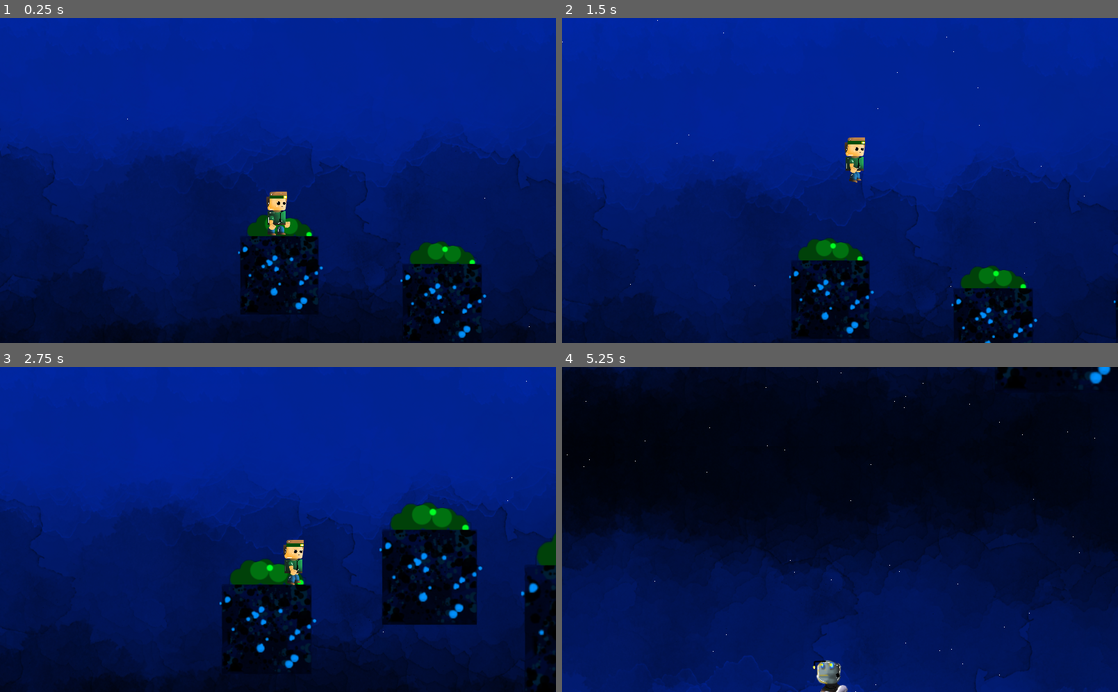
Above: before the commit, frames 1-4 (two rows, left to right).
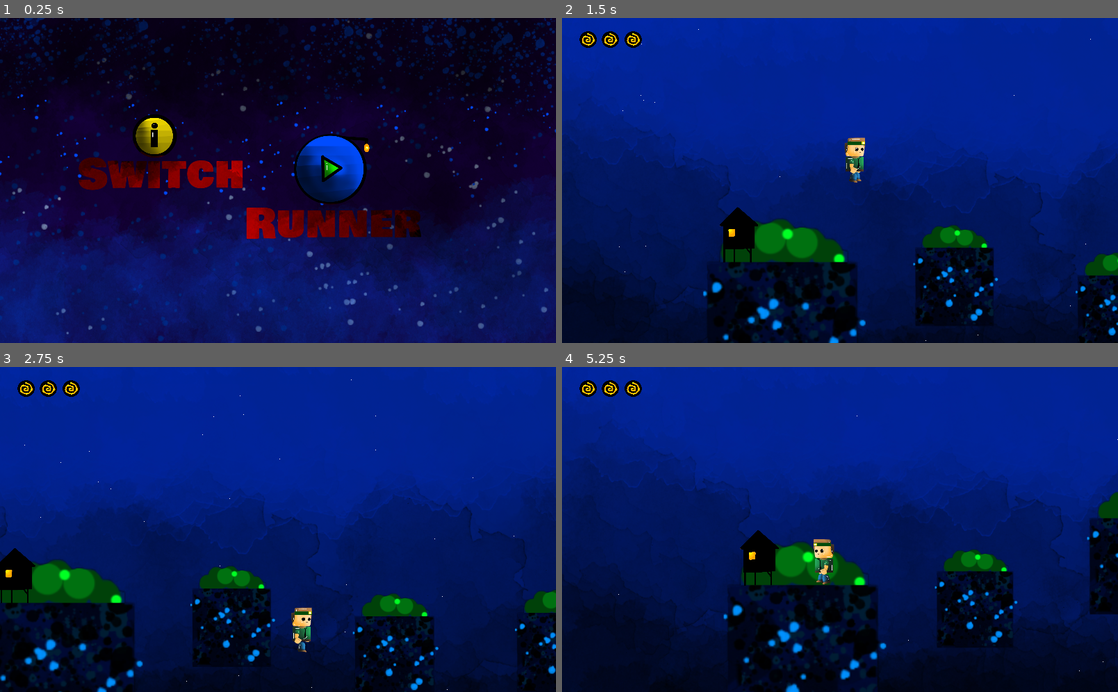
Above: after the commit, the same moments.

Repository: Zeno3463/geo-jam-2021
Game: Godot game, scene res://scene/Main Menu.tscn
Two runs of this game, one before a commit and one after it. Both use one fixed random seed, a clock stepped at 60 frames per second and the inputs below. Before the commit the project starts from res://scene/main scene.tscn.
Inputs (mouse positions are in pixels of both pictures, inside the frame that each line leads up to):
- Up to frame 1 (0.25 s): no input
- Up to frame 2 (1.5 s): click (890, 187) at 0.52 s; move the mouse to (962, 164) at 1.27 s; hold D (right) from 1.28 s (still down); hold W (up) from 1.28 s (still down); click (962, 164) at 1.35 s
- Up to frame 3 (2.75 s): keep holding D (right); move the mouse to (166, 545) at 2.02 s; release W (up) at 2.03 s; tap W (up) at 2.1, 2.27, 2.57 s; click (166, 545) at 2.3 s
- Up to frame 4 (5.25 s): move the mouse to (895, 458) at 2.77 s; release D (right) at 2.78 s; hold A (left) 2.78-3.53 s; hold W (up) 2.78-3.53 s; click (895, 458) at 2.85 s; move the mouse to (812, 594) at 3.52 s; hold D (right) 3.53-5.03 s; right-click (812, 594) at 3.6 s; tap W (up) at 3.77, 4.07, 5.1 s; click (812, 594) at 3.8 s; move the mouse to (1006, 578) at 4.27 s; hold W (up) 4.28-5.03 s; click (1006, 578) at 4.35 s; move the mouse to (673, 480) at 5.02 s; hold A (left) from 5.03 s (still down)

The runs differ from the first frame. In frame 1, 86% of the frame differs, in the area x 0-100%, y 0-100%; in frame 2, 21%; in frame 3, 23%; in frame 4, 89%.

Commit message:
added life system

Diff:
--- a/project.godot
+++ b/project.godot
@@ -11,7 +11,7 @@
 [application]
 
 config/name="GeoJam2021"
-run/main_scene="res://scene/main scene.tscn"
+run/main_scene="res://scene/Main Menu.tscn"
 
 [autoload]
 
--- /dev/null
+++ b/scene/Enemy2.tscn
@@ -0,0 +1,227 @@
+[gd_scene load_steps=10 format=2]
+
+[ext_resource path="res://Character  Textures/Enemy 2/body.png" type="Texture" id=1]
+[ext_resource path="res://scripts/Enemy.gd" type="Script" id=2]
+[ext_resource path="res://Character  Textures/Enemy 2/leg.png" type="Texture" id=3]
+[ext_resource path="res://Character  Textures/Enemy 2/hand.png" type="Texture" id=4]
+[ext_resource path="res://Character  Textures/Enemy 2/head.png" type="Texture" id=5]
+
+[sub_resource type="RectangleShape2D" id=1]
+extents = Vector2( 39.9395, 33.4967 )
+
+[sub_resource type="RectangleShape2D" id=2]
+extents = Vector2( 8, 8 )
+
+[sub_resource type="RectangleShape2D" id=3]
+extents = Vector2( 42.1041, 36.2281 )
+
+[sub_resource type="Animation" id=4]
+resource_name = "walking"
+length = 0.8
+loop = true
+tracks/0/type = "value"
+tracks/0/path = NodePath("Head:position")
+tracks/0/interp = 1
+tracks/0/loop_wrap = true
+tracks/0/imported = false
+tracks/0/enabled = true
+tracks/0/keys = {
+"times": PoolRealArray( 0, 0.4, 0.8 ),
+"transitions": PoolRealArray( 1, 1, 1 ),
+"update": 0,
+"values": [ Vector2( 7.68111, -16.5615 ), Vector2( 7.68111, -16.5615 ), Vector2( 7.68111, -16.5615 ) ]
+}
+tracks/1/type = "value"
+tracks/1/path = NodePath("Head:rotation_degrees")
+tracks/1/interp = 1
+tracks/1/loop_wrap = true
+tracks/1/imported = false
+tracks/1/enabled = true
+tracks/1/keys = {
+"times": PoolRealArray( 0, 0.4, 0.8 ),
+"transitions": PoolRealArray( 1, 1, 1 ),
+"update": 0,
+"values": [ 0.0, 0.0, 0.0 ]
+}
+tracks/2/type = "value"
+tracks/2/path = NodePath("Head/Left Hand:position")
+tracks/2/interp = 1
+tracks/2/loop_wrap = true
+tracks/2/imported = false
+tracks/2/enabled = true
+tracks/2/keys = {
+"times": PoolRealArray( 0, 0.4, 0.8 ),
+"transitions": PoolRealArray( 1, 1, 1 ),
+"update": 0,
+"values": [ Vector2( -174.527, 183.423 ), Vector2( -136.729, 173.974 ), Vector2( -174.527, 183.423 ) ]
+}
+tracks/3/type = "value"
+tracks/3/path = NodePath("Head/Left Hand:rotation_degrees")
+tracks/3/interp = 1
+tracks/3/loop_wrap = true
+tracks/3/imported = false
+tracks/3/enabled = true
+tracks/3/keys = {
+"times": PoolRealArray( 0, 0.4, 0.8 ),
+"transitions": PoolRealArray( 1, 1, 1 ),
+"update": 0,
+"values": [ 135.153, 46.0399, 135.153 ]
+}
+tracks/4/type = "value"
+tracks/4/path = NodePath("Head/Right Leg:position")
+tracks/4/interp = 1
+tracks/4/loop_wrap = true
+tracks/4/imported = false
+tracks/4/enabled = true
+tracks/4/keys = {
+"times": PoolRealArray( 0, 0.4, 0.8 ),
+"transitions": PoolRealArray( 1, 1, 1 ),
+"update": 0,
+"values": [ Vector2( 62.6516, 481.927 ), Vector2( 169.745, 428.38 ), Vector2( 62.6516, 481.927 ) ]
+}
+tracks/5/type = "value"
+tracks/5/path = NodePath("Head/Right Leg:rotation_degrees")
+tracks/5/interp = 1
+tracks/5/loop_wrap = true
+tracks/5/imported = false
+tracks/5/enabled = true
+tracks/5/keys = {
+"times": PoolRealArray( 0, 0.4, 0.8 ),
+"transitions": PoolRealArray( 1, 1, 1 ),
+"update": 0,
+"values": [ 51.3315, -45.0912, 51.3315 ]
+}
+tracks/6/type = "value"
+tracks/6/path = NodePath("Head/Left Leg:position")
+tracks/6/interp = 1
+tracks/6/loop_wrap = true
+tracks/6/imported = false
+tracks/6/enabled = true
+tracks/6/keys = {
+"times": PoolRealArray( 0, 0.4, 0.8 ),
+"transitions": PoolRealArray( 1, 1, 1 ),
+"update": 0,
+"values": [ Vector2( -60.1779, 446.812 ), Vector2( -167.271, 453.112 ), Vector2( -60.1779, 446.812 ) ]
+}
+tracks/7/type = "value"
+tracks/7/path = NodePath("Head/Left Leg:rotation_degrees")
+tracks/7/interp = 1
+tracks/7/loop_wrap = true
+tracks/7/imported = false
+tracks/7/enabled = true
+tracks/7/keys = {
+"times": PoolRealArray( 0, 0.4, 0.8 ),
+"transitions": PoolRealArray( 1, 1, 1 ),
+"update": 0,
+"values": [ -42.8138, 58.6227, -42.8138 ]
+}
+tracks/8/type = "value"
+tracks/8/path = NodePath("Head/Right Hand2:position")
+tracks/8/interp = 1
+tracks/8/loop_wrap = true
+tracks/8/imported = false
+tracks/8/enabled = true
+tracks/8/keys = {
+"times": PoolRealArray( 0, 0.4, 0.8 ),
+"transitions": PoolRealArray( 1, 1, 1 ),
+"update": 0,
+"values": [ Vector2( 229.443, 161.773 ), Vector2( 188.495, 177.522 ), Vector2( 229.443, 161.773 ) ]
+}
+tracks/9/type = "value"
+tracks/9/path = NodePath("Head/Right Hand2:rotation_degrees")
+tracks/9/interp = 1
+tracks/9/loop_wrap = true
+tracks/9/imported = false
+tracks/9/enabled = true
+tracks/9/keys = {
+"times": PoolRealArray( 0, 0.4, 0.8 ),
+"transitions": PoolRealArray( 1, 1, 1 ),
+"update": 0,
+"values": [ -18.2888, 140.292, -18.2888 ]
+}
+tracks/10/type = "value"
+tracks/10/path = NodePath("Head/Body:position")
+tracks/10/interp = 1
+tracks/10/loop_wrap = true
+tracks/10/imported = false
+tracks/10/enabled = true
+tracks/10/keys = {
+"times": PoolRealArray( 0, 0.4, 0.8 ),
+"transitions": PoolRealArray( 1, 1, 1 ),
+"update": 0,
+"values": [ Vector2( 16.9786, 261.201 ), Vector2( 16.9786, 261.201 ), Vector2( 16.9786, 261.201 ) ]
+}
+tracks/11/type = "value"
+tracks/11/path = NodePath("Head/Body:rotation_degrees")
+tracks/11/interp = 1
+tracks/11/loop_wrap = true
+tracks/11/imported = false
+tracks/11/enabled = true
+tracks/11/keys = {
+"times": PoolRealArray( 0, 0.4, 0.8 ),
+"transitions": PoolRealArray( 1, 1, 1 ),
+"update": 0,
+"values": [ -0.779192, -0.779192, -0.779192 ]
+}
+
+[node name="Enemy" type="KinematicBody2D"]
+script = ExtResource( 2 )
+health = 3
+
+[node name="CollisionShape2D" type="CollisionShape2D" parent="."]
+position = Vector2( 8.74057, 5.03245 )
+shape = SubResource( 1 )
+
+[node name="Head" type="Sprite" parent="."]
+position = Vector2( 7.68111, -16.5615 )
+scale = Vector2( 0.1, 0.1 )
+texture = ExtResource( 5 )
+
+[node name="Left Leg" type="Sprite" parent="Head"]
+position = Vector2( -60.1779, 446.812 )
+rotation = -0.747242
+z_index = 1
+texture = ExtResource( 3 )
+
+[node name="Right Leg" type="Sprite" parent="Head"]
+position = Vector2( 62.6516, 481.927 )
+rotation = 0.895904
+z_index = -1
+texture = ExtResource( 3 )
+
+[node name="Left Hand" type="Sprite" parent="Head"]
+position = Vector2( -174.527, 183.423 )
+rotation = 2.35887
+texture = ExtResource( 4 )
+
+[node name="Right Hand2" type="Sprite" parent="Head"]
+position = Vector2( 229.443, 161.773 )
+rotation = -0.3192
+z_index = -1
+texture = ExtResource( 4 )
+
+[node name="Body" type="Sprite" parent="Head"]
+position = Vector2( 16.9786, 261.201 )
+rotation = -0.0135995
+z_index = -1
+texture = ExtResource( 1 )
+
+[node name="Area2D" type="Area2D" parent="."]
+position = Vector2( 57.2972, 39.1599 )
+
+[node name="CollisionShape2D" type="CollisionShape2D" parent="Area2D"]
+position = Vector2( 0, 8 )
+shape = SubResource( 2 )
+
+[node name="Area2D2" type="Area2D" parent="."]
+position = Vector2( 8.9797, 5.3317 )
+
+[node name="CollisionShape2D" type="CollisionShape2D" parent="Area2D2"]
+shape = SubResource( 3 )
+
+[node name="AnimationPlayer" type="AnimationPlayer" parent="."]
+autoplay = "walking"
+anims/walking = SubResource( 4 )
+
+[connection signal="body_exited" from="Area2D" to="." method="_on_Area2D_body_exited"]
+[connection signal="body_entered" from="Area2D2" to="." method="_on_Area2D2_body_entered"]
--- /dev/null
+++ b/scene/Main Menu.tscn
@@ -0,0 +1,62 @@
+[gd_scene load_steps=6 format=2]
+
+[ext_resource path="res://GUI/ui back.png" type="Texture" id=1]
+[ext_resource path="res://GUI/play button.png" type="Texture" id=2]
+[ext_resource path="res://GUI/game name.png" type="Texture" id=3]
+[ext_resource path="res://GUI/credit button.png" type="Texture" id=4]
+[ext_resource path="res://scripts/Main Menu.gd" type="Script" id=5]
+
+[node name="Main Menu" type="Node2D"]
+script = ExtResource( 5 )
+
+[node name="CanvasLayer" type="CanvasLayer" parent="."]
+
+[node name="TextureRect" type="TextureRect" parent="CanvasLayer"]
+margin_left = 108.417
+margin_top = 43.9188
+margin_right = 1081.42
+margin_bottom = 590.919
+texture = ExtResource( 3 )
+expand = true
+__meta__ = {
+"_edit_use_anchors_": false
+}
+
+[node name="TextureButton" type="TextureButton" parent="CanvasLayer"]
+margin_left = 334.448
+margin_top = 116.634
+margin_right = 883.448
+margin_bottom = 508.634
+texture_normal = ExtResource( 2 )
+texture_hover = ExtResource( 2 )
+expand = true
+__meta__ = {
+"_edit_use_anchors_": false
+}
+
+[node name="TextureButton2" type="TextureButton" parent="CanvasLayer"]
+margin_left = -15.0
+margin_top = 55.0397
+margin_right = 576.0
+margin_bottom = 477.04
+texture_normal = ExtResource( 4 )
+texture_hover = ExtResource( 4 )
+expand = true
+__meta__ = {
+"_edit_use_anchors_": false
+}
+
+[node name="Backgroudn" type="Sprite" parent="."]
+position = Vector2( 500.682, 300.575 )
+scale = Vector2( 0.682614, 0.682614 )
+texture = ExtResource( 1 )
+__meta__ = {
+"_edit_lock_": true
+}
+
+[connection signal="mouse_entered" from="CanvasLayer/TextureButton" to="." method="_on_TextureButton_mouse_entered"]
+[connection signal="mouse_exited" from="CanvasLayer/TextureButton" to="." method="_on_TextureButton_mouse_exited"]
+[connection signal="pressed" from="CanvasLayer/TextureButton" to="." method="_on_TextureButton_pressed"]
+[connection signal="mouse_entered" from="CanvasLayer/TextureButton2" to="." method="_on_TextureButton_mouse_entered"]
+[connection signal="mouse_exited" from="CanvasLayer/TextureButton2" to="." method="_on_TextureButton_mouse_exited"]
+[connection signal="pressed" from="CanvasLayer/TextureButton2" to="." method="_on_TextureButton_pressed"]
--- a/scene/main scene.tscn
+++ b/scene/main scene.tscn
@@ -1,21 +1,17 @@
-[gd_scene load_steps=4 format=2]
+[gd_scene load_steps=7 format=2]
 
 [ext_resource path="res://Level design/level design.png" type="Texture" id=1]
 [ext_resource path="res://scene/Player.tscn" type="PackedScene" id=2]
+[ext_resource path="res://scene/Platform.tscn" type="PackedScene" id=3]
 [ext_resource path="res://scripts/Level Generator.gd" type="Script" id=4]
+[ext_resource path="res://Level design/house 1.png" type="Texture" id=5]
+[ext_resource path="res://GUI/lives.png" type="Texture" id=6]
 
 [node name="Node2D" type="Node2D"]
 
 [node name="Level Generator" type="Node2D" parent="."]
 position = Vector2( 267.396, 179.202 )
 script = ExtResource( 4 )
-
-[node name="Player" parent="." instance=ExtResource( 2 )]
-position = Vector2( 263.323, 1.18317 )
-
-[node name="Camera2D" type="Camera2D" parent="Player"]
-current = true
-smoothing_enabled = true
 
 [node name="ParallaxBackground" type="ParallaxBackground" parent="."]
 
@@ -50,3 +46,56 @@
 emission_shape = 2
 emission_rect_extents = Vector2( 1000, 500 )
 gravity = Vector2( 0, 0 )
+
+[node name="Player" parent="." instance=ExtResource( 2 )]
+position = Vector2( 34.5991, 34.819 )
+
+[node name="Camera2D" type="Camera2D" parent="Player"]
+current = true
+smoothing_enabled = true
+
+[node name="Platform" parent="." instance=ExtResource( 3 )]
+position = Vector2( -48.4264, 253.105 )
+scale = Vector2( 10, 10 )
+
+[node name="Sprite2" type="Sprite" parent="Platform"]
+position = Vector2( -8.12659, -14.993 )
+scale = Vector2( 0.0108148, 0.0108148 )
+texture = ExtResource( 5 )
+
+[node name="CanvasLayer" type="CanvasLayer" parent="."]
+
+[node name="Lives" type="Node2D" parent="CanvasLayer"]
+
+[node name="TextureRect" type="TextureRect" parent="CanvasLayer/Lives"]
+margin_left = -27.1516
+margin_top = -8.69821
+margin_right = 139.848
+margin_bottom = 110.302
+texture = ExtResource( 6 )
+expand = true
+__meta__ = {
+"_edit_use_anchors_": false
+}
+
+[node name="TextureRect2" type="TextureRect" parent="CanvasLayer/Lives"]
+margin_left = 13.8484
+margin_top = -8.69821
+margin_right = 180.848
+margin_bottom = 110.302
+texture = ExtResource( 6 )
+expand = true
+__meta__ = {
+"_edit_use_anchors_": false
+}
+
+[node name="TextureRect3" type="TextureRect" parent="CanvasLayer/Lives"]
+margin_left = 55.8484
+margin_top = -8.69821
+margin_right = 222.848
+margin_bottom = 110.302
+texture = ExtResource( 6 )
+expand = true
+__meta__ = {
+"_edit_use_anchors_": false
+}
--- a/scripts/Enemy.gd
+++ b/scripts/Enemy.gd
@@ -7,9 +7,13 @@
 onready var camera = get_tree().get_root().get_node("Node2D/Player/Camera2D")
 onready var levelGenerator = get_tree().get_root().get_node("Node2D/Level Generator")
 
+export var health = 1
+
 func _process(delta):
 	if global_position.x < camera.global_position.x - 700:
 		levelGenerator.num_of_platforms -= 1
+		queue_free()
+	if health <= 0:
 		queue_free()
 
 func _physics_process(delta):
@@ -18,6 +22,12 @@
 		vel.y = 0
 	move_and_slide(Vector2(vel.x * speed, vel.y) , Vector2.UP)
 
+func hurt():
+	health -= 1
+	$Head.modulate = Color.red
+	yield(get_tree().create_timer(0.1), "timeout")
+	$Head.modulate = Color.white
+
 func _on_Area2D_body_exited(body):
 	scale.x *= -1
 	vel.x *= -1
--- a/scripts/Level Generator.gd
+++ b/scripts/Level Generator.gd
@@ -3,7 +3,7 @@
 var num_of_platforms = 0
 var spawn_pos = Vector2.ZERO
 var platform = preload("res://scene/Platform.tscn")
-var enemy = preload("res://scene/Enemy.tscn")
+var enemies = [preload("res://scene/Enemy.tscn"), preload("res://scene/Enemy2.tscn")]
 
 func _ready():
 	randomize()
@@ -21,7 +21,7 @@
 	add_child(p)
 
 	if rand_range(0, 1) <= 0.2:
-		var e = enemy.instance()
+		var e = enemies[int(rand_range(0, 2))].instance()
 		e.position = spawn_pos + Vector2(0, -50)
 		add_child(e)
 
--- /dev/null
+++ b/scripts/Main Menu.gd
@@ -0,0 +1,10 @@
+extends Node2D
+
+func _on_TextureButton_pressed():
+	get_tree().change_scene("res://scene/main scene.tscn")
+
+func _on_TextureButton_mouse_entered():
+	$CanvasLayer/TextureButton.modulate = Color8(115, 115, 115, 255)
+
+func _on_TextureButton_mouse_exited():
+	$CanvasLayer/TextureButton.modulate = Color.white
--- a/scripts/Player.gd
+++ b/scripts/Player.gd
@@ -54,4 +54,11 @@
 	move_and_slide(vel, Vector2.UP)
 
 func die():
-	get_tree().change_scene("res://scene/main scene.tscn")
+	var lives = get_parent().get_node("CanvasLayer/Lives").get_child_count()
+	if lives <= 0:
+		get_tree().change_scene("res://scene/main scene.tscn")
+	else:
+		modulate = Color.red
+		get_parent().get_node("CanvasLayer/Lives").get_child(lives-1).queue_free()
+		yield(get_tree().create_timer(0.1), "timeout")
+		modulate = Color.white
--- a/scripts/Weapon.gd
+++ b/scripts/Weapon.gd
@@ -1,16 +1,20 @@
 extends Area2D
 
 var enemies_in_range = null
+var timeBtwShot = 0
+var startTimeBtwShot = 1
 
 func _process(delta):
-	if Input.is_action_just_pressed("attack") and get_parent().is_robot:
+	if Input.is_action_just_pressed("attack") and get_parent().is_robot and timeBtwShot <= 0:
 		get_parent().attacking = true
 		if enemies_in_range:
-			enemies_in_range.queue_free()
-			enemies_in_range = null
+			enemies_in_range.hurt()
+		timeBtwShot = startTimeBtwShot
 		get_parent().get_node("RobotAnimation").play("attack")
 		yield(get_parent().get_node("RobotAnimation"), "animation_finished")
 		get_parent().attacking = false
+	else:
+		timeBtwShot -= delta
 
 func _on_Weapon_body_entered(body):
 	if "Enemy" in body.name:
Binary file added: Character Textures/Enemy 2/arm.png
Not shown, added: Character Textures/Enemy 2/arm.png.import
Binary file added: Character Textures/Enemy 2/body.png
Not shown, added: Character Textures/Enemy 2/body.png.import
Binary file added: Character Textures/Enemy 2/hand.png
Not shown, added: Character Textures/Enemy 2/hand.png.import
Binary file added: Character Textures/Enemy 2/head.png
Not shown, added: Character Textures/Enemy 2/head.png.import
Binary file added: Character Textures/Enemy 2/leg.png
Not shown, added: Character Textures/Enemy 2/leg.png.import
Not shown, added: GUI/coins.png.import
Not shown, added: GUI/credit button.png.import
(and 9 more such lines)
